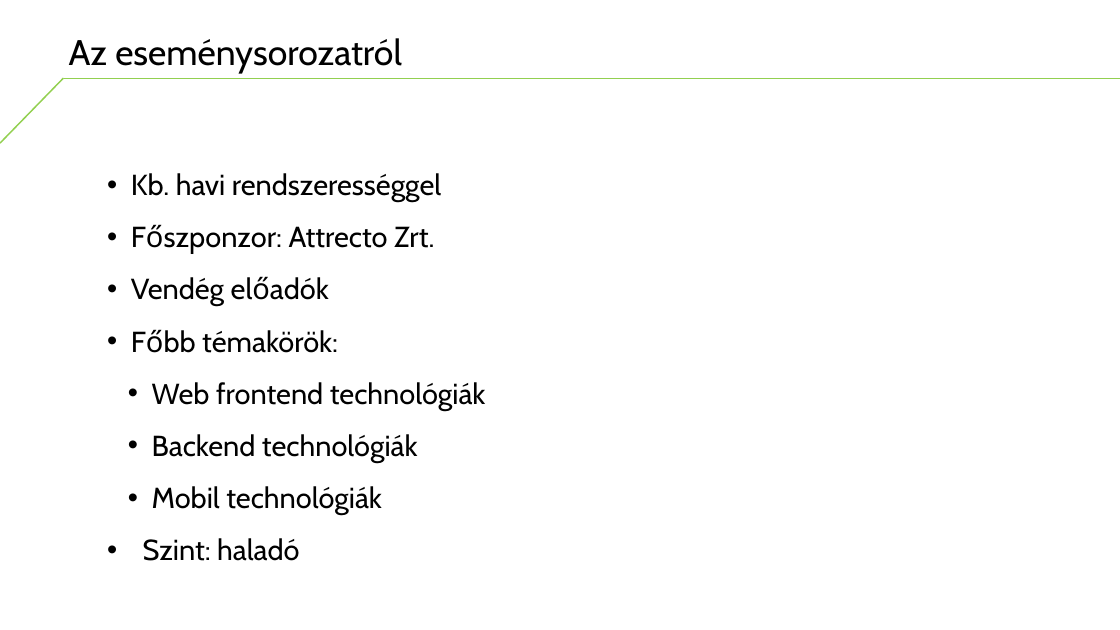
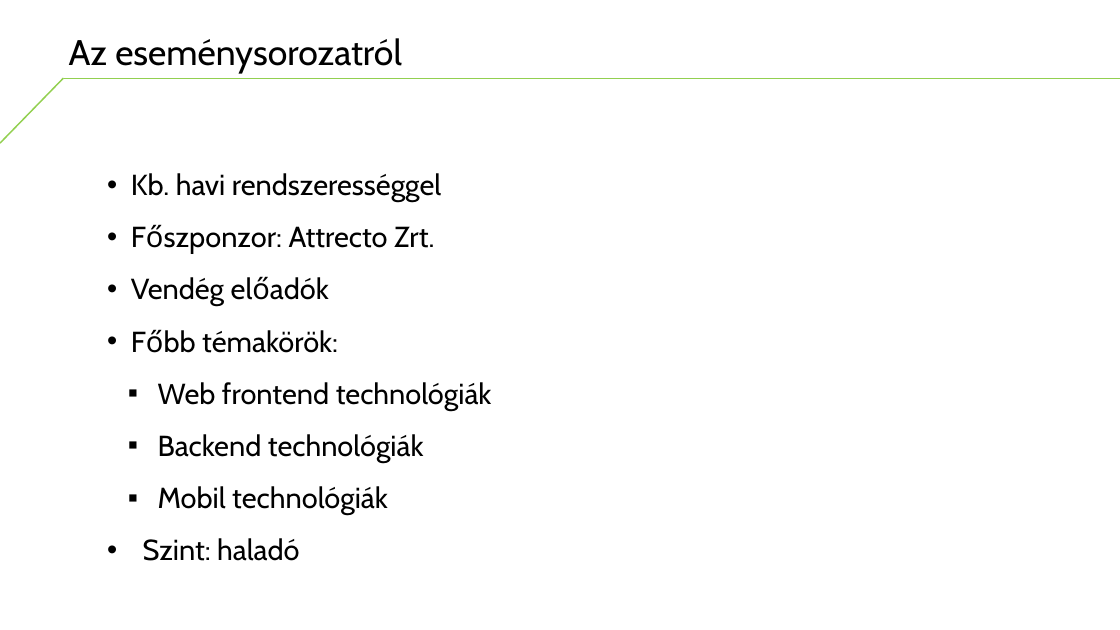
Before and after one commit to attrecto/Gyor-DevUp, a slide deck: slide 3 of 2016-02/doc/welcome.pptx. Drawn at 1120x630 pixels with LibreOffice and Linux fonts; fonts in the diff are those of the drawing; background and template pictures are left out. Boxes give left, top, right and bottom in pixels: in the first picture for what was removed or moved away, otherwise in the second. Text is boxed around its words. In the diff, an @@ line names an element or a change of style, - is before the commit and + after.

```diff
--- a/2016-02/doc/welcome.pptx
+++ b/2016-02/doc/welcome.pptx
@@ text at <box>158,382,492,515</box>: bullet • to ▪ @@
```
Also in this commit, not shown: 2 other slides changed.
